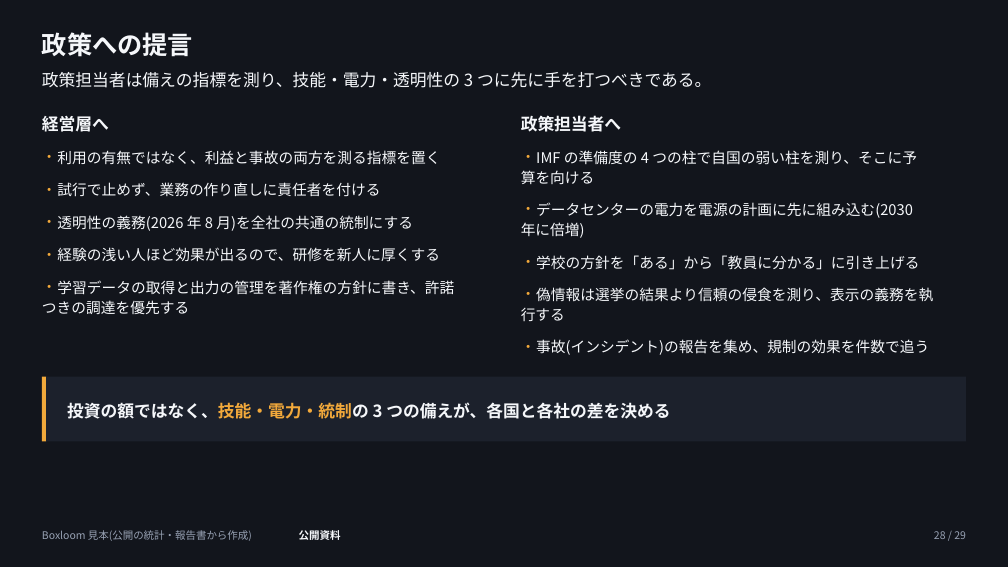
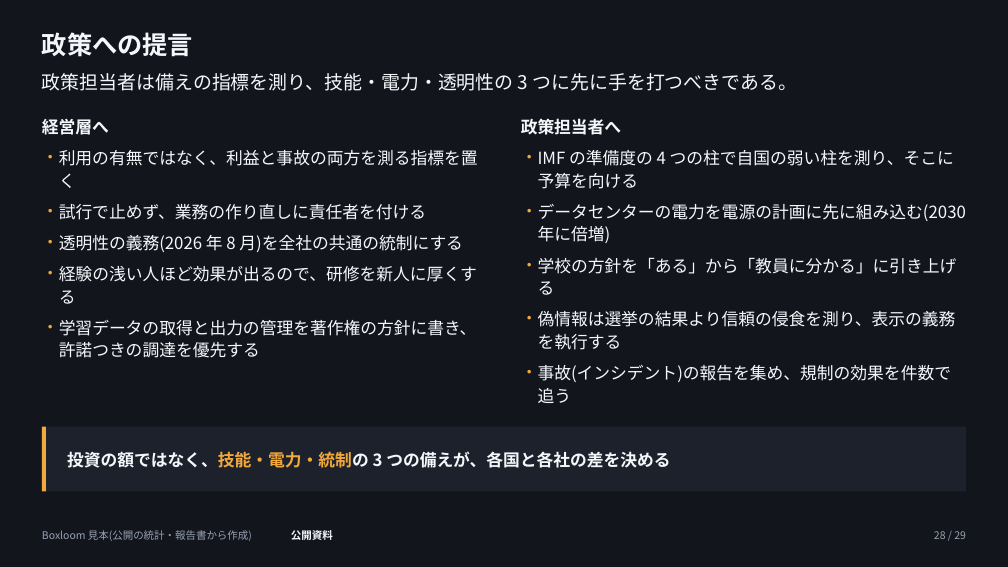
Before and after one commit to tjst-t/boxloom, a slide deck: slide 28 of boxloom/out/ai_society_dark.pptx. Drawn at 1008x567 pixels with LibreOffice and Linux fonts; fonts in the diff are those of the drawing. Boxes give left, top, right and bottom in pixels: in the first picture for what was removed or moved away, otherwise in the second. Text is boxed around its words. In the diff, an @@ line names an element or a change of style, - is before the commit and + after.

```diff
--- a/boxloom/out/ai_society_dark.pptx
+++ b/boxloom/out/ai_society_dark.pptx
@@ text "政策担当者は備えの指標を測り、技能・電力・透明性の 3 つに先に手を打つべきである。" at [42, 73, 797, 91]: size 16 to 18 pt; line spacing 21.6pt to 24.3pt @@
@@ text at [59, 150, 478, 188]: size 14 to 16 pt in "利用の有無ではなく、利益と事故の両方を測る指標を置く"; indent changed; line spacing 18.9pt to 21.6pt @@
@@ text removed at [521, 150, 917, 184] @@
-・ IMF の準備度の 4 つの柱で自国の弱い柱を測り、そこに予
-算を向ける
@@ text added at [538, 150, 966, 403], 16 pt, text #F5F7FA @@
+・ IMF の準備度の 4 つの柱で自国の弱い柱を測り、そこに予算を向ける
+・ データセンターの電力を電源の計画に先に組み込む(2030 年に倍増)
+・ 学校の方針を「ある」から「教員に分かる」に引き上げる
+・ 偽情報は選挙の結果より信頼の侵食を測り、表示の義務を執行する
+・ 事故(インシデント)の報告を集め、規制の効果を件数で追う
@@ text removed at [57, 182, 380, 197] @@
-・ 試行で止めず、業務の作り直しに責任者を付ける
@@ text at [59, 204, 477, 358]: paragraphs added @@
+・ 試行で止めず、業務の作り直しに責任者を付ける
+・ 透明性の義務(2026 年 8 月)を全社の共通の統制にする
+・ 経験の浅い人ほど効果が出るので、研修を新人に厚くする
+・ 学習データの取得と出力の管理を著作権の方針に書き、許諾つきの調達を優先する
@@ text removed at [521, 202, 913, 238] @@
-・ データセンターの電力を電源の計画に先に組み込む(2030
-年に倍増)
@@ text removed at [57, 215, 413, 231] @@
-・ 透明性の義務(2026 年 8 月)を全社の共通の統制にする
@@ text removed at [57, 247, 440, 261] @@
-・ 経験の浅い人ほど効果が出るので、研修を新人に厚くする
@@ text removed at [536, 255, 919, 270] @@
-・ 学校の方針を「ある」から「教員に分かる」に引き上げる
@@ text removed at [42, 280, 454, 314] @@
-・ 学習データの取得と出力の管理を著作権の方針に書き、許諾
-つきの調達を優先する
@@ text removed at [521, 287, 933, 321] @@
-・ 偽情報は選挙の結果より信頼の侵食を測り、表示の義務を執
-行する
@@ text removed at [536, 339, 929, 355] @@
-・ 事故(インシデント)の報告を集め、規制の効果を件数で追う
@@ 2 rectangles, 1 text: place and size @@
-2 rectangles, 1 text at [42, 377, 966, 442]
+2 rectangles, 1 text at [42, 426, 966, 492]
@@ text "公開資料" rewrapped from [299, 530, 341, 540] to [291, 528, 333, 542] @@
```
Also in this commit, not shown: 28 other slides changed, 32 other files.
